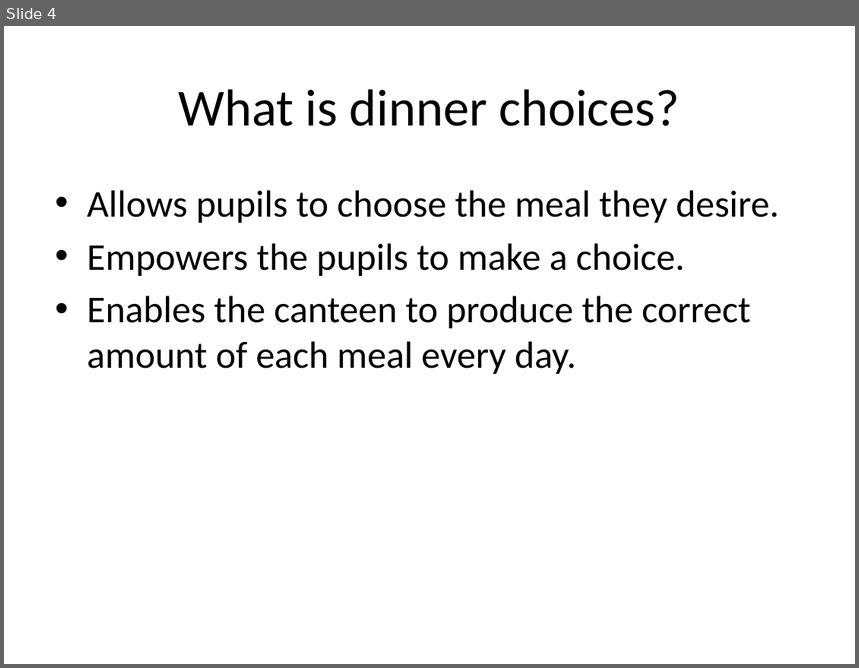
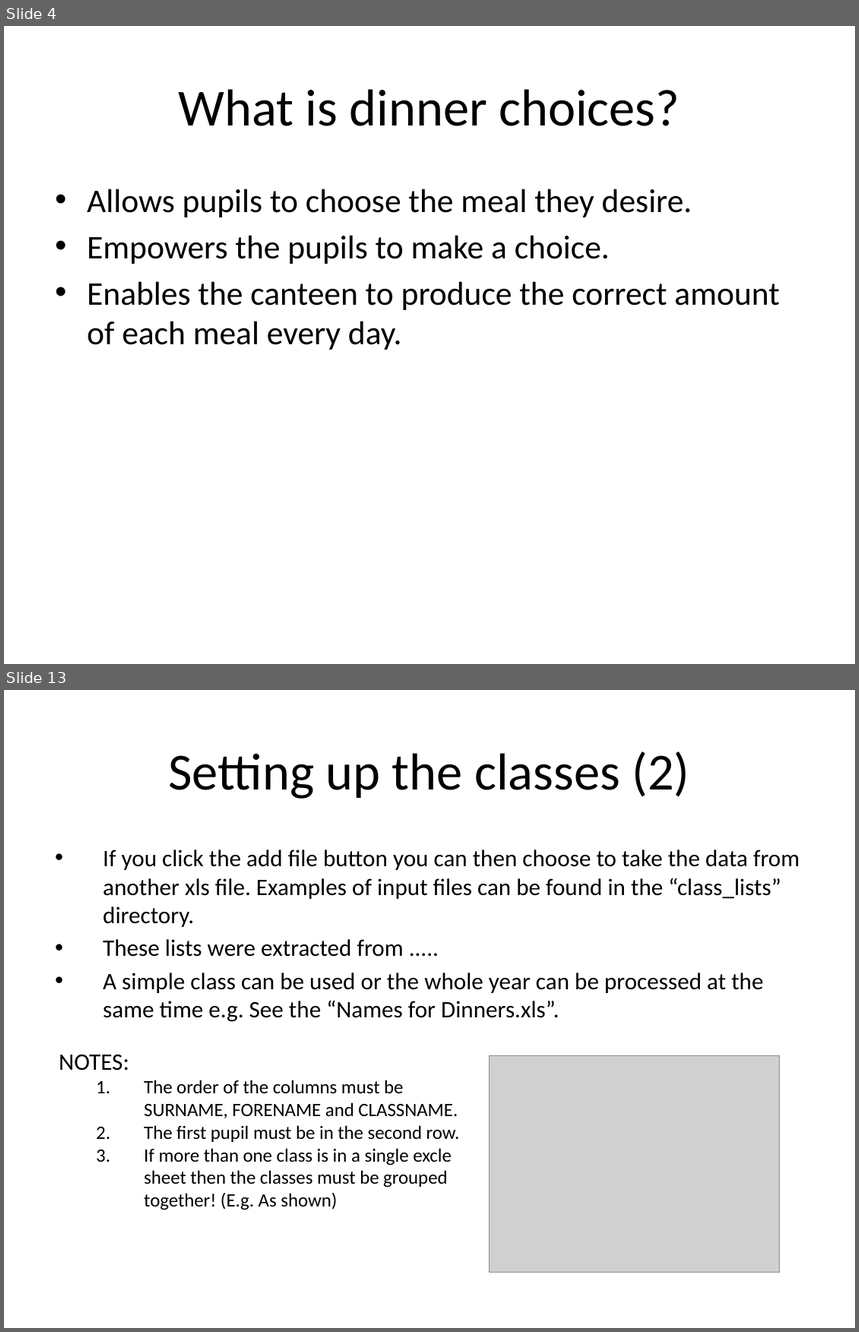
Before and after one commit to asfcarter/dinner_choices, a slide deck: Admin/User guides/Admin_info.pptx. Shown one above the other, each under a label of ours: slide 4 before the commit, slides 4 and 13 after it; the slides between them are not shown. The pictures are 859x668 and 859x1332 pixels, drawn with LibreOffice and Linux fonts; fonts in the diff are those of the drawing; grey boxes stand for pictures. Boxes give left, top, right and bottom in pixels: in the first picture for what was removed or moved away, otherwise in the second. Text is boxed around its words. In the diff, an @@ line names an element or a change of style, - is before the commit and + after.

Commit message:
Update the user guides. Remove all the default files so that everything is clean.

```diff
--- a/Admin/User guides/Admin_info.pptx
+++ b/Admin/User guides/Admin_info.pptx
@@ slide 13 added at bbox=[4, 690, 855, 1328], background #FFFFFF @@
@@ title added at bbox=[168, 752, 690, 799], 44 pt, text #000000 @@
+Setting up the classes (2)
@@ text added at bbox=[103, 850, 800, 1022], 20 pt, text #000000 @@
+• If you click the add file button you can then choose to take the data from another xls file. Examples of input files can be found in the “class_lists” directory.
+• These lists were extracted from .....
+• A simple class can be used or the whole year can be processed at the same time e.g. See the “Names for Dinners.xls”.
@@ text added at bbox=[59, 1054, 460, 1211], 16 pt, text #000000 @@
+NOTES:
+  1. The order of the columns must be SURNAME, FORENAME and CLASSNAME.
+  2. The first pupil must be in the second row.
+  3. If more than one class is in a single excle sheet then the classes must be grouped together! (E.g. As shown)
@@ picture added at bbox=[489, 1056, 779, 1273] @@
@@ slide 4 changed as well @@
@@ text "Allows pupils to choose the ..." at bbox=[87, 189, 779, 350]: size 32 to 28 pt @@
```
Also in this commit, not shown: 7 other slides changed, 20 other slides added, 1 slide removed, 19 other files.
